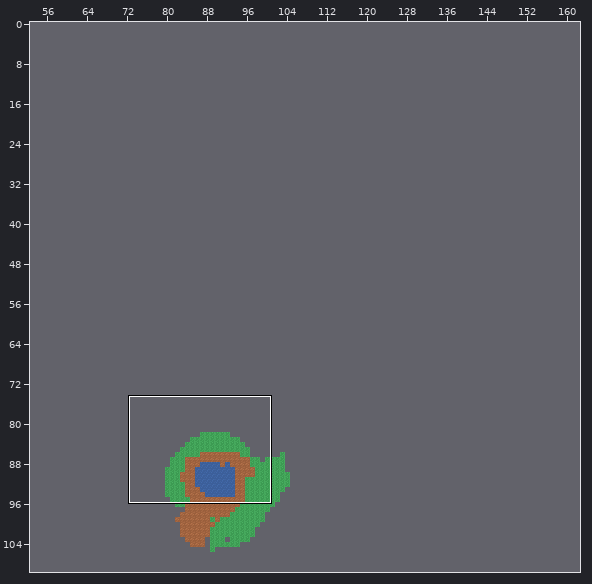
Tiled map -- core/assets/maps/world1.tmx. The picture above shows the old version from afar; the outline marks the close-up.
Close-up. First the earlier version:
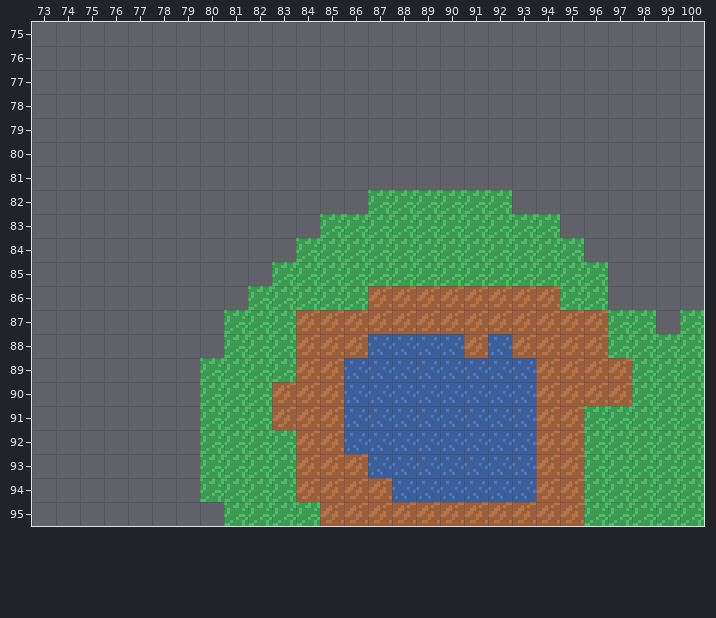
Cells are 8x8 px. Shown: x 73..100, y 75..95. The commit also changed other parts of the map, which this record leaves out.
Once edited:
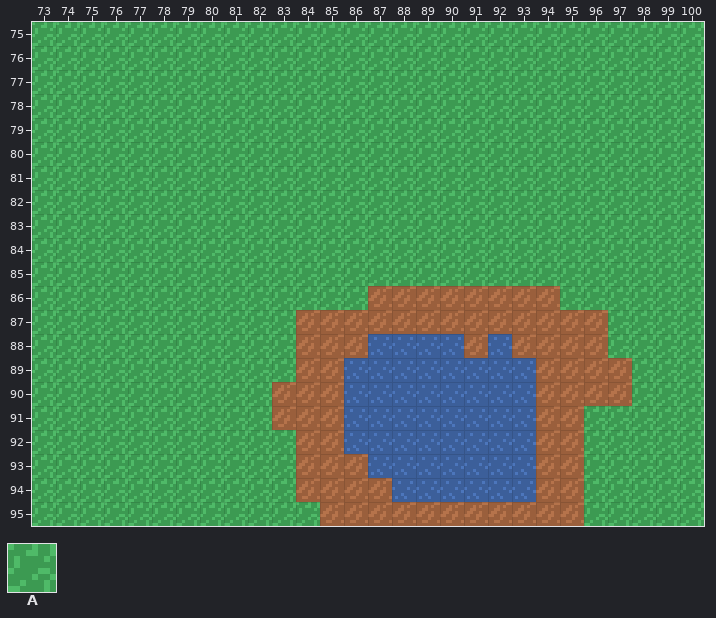
Key: from "world1": A 0.
_ is an empty cell.
What changed:
Layer "Tile Layer 1":
y 75..81: x 73..100 ____________________________ -> AAAAAAAAAAAAAAAAAAAAAAAAAAAA
y 82: x 73..86 ______________ -> AAAAAAAAAAAAAA; x 93..100 ________ -> AAAAAAAA
y 83: x 73..84 ____________ -> AAAAAAAAAAAA; x 95..100 ______ -> AAAAAA
y 84: x 73..83 ___________ -> AAAAAAAAAAA; x 96..100 _____ -> AAAAA
y 85: x 73..82 __________ -> AAAAAAAAAA; x 97..100 ____ -> AAAA
y 86: x 73..81 _________ -> AAAAAAAAA; x 97..100 ____ -> AAAA
y 87: x 73..80 ________ -> AAAAAAAA; x 99 _ -> A
y 88: x 73..80 ________ -> AAAAAAAA
y 89..94: x 73..79 _______ -> AAAAAAA
y 95: x 73..80 ________ -> AAAAAAAA
Boxes around the changes in both close-ups, in picture pixels (x1, y1, x2, y2):
added: (32, 22, 704, 526)
